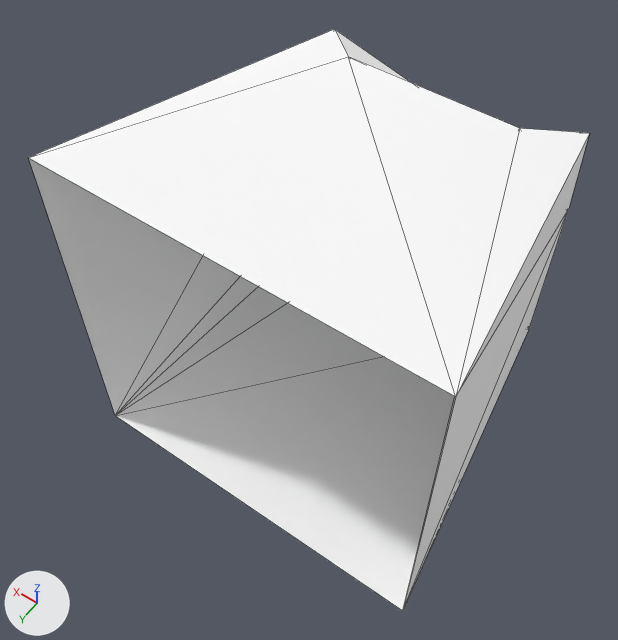
The OBJ model Assets/Art/Nova1492/GXConverted/Models/ItemsAndUi/Icons/datan_common_DeckNum3_150d58f4.obj as it was, and as the next commit left it.
Before and after are seen from a 50 mm lens placed at (-29.9, 30.4, 67.2), pointed at (1.0, -12.9, -0.9). Lighting does not change. The marker at lower left points along +X, +Y and +Z. The older version comes first. Mesh edges are drawn as thin lines. Where no turn or scale is listed for an object, it has been applied to the vertices.

Script lines for the objects in view, before the commit:
```python
me_datan_common_decknum3_150d58f4 = bpy.data.meshes.new('datan_common_DeckNum3_150d58f4')
me_datan_common_decknum3_150d58f4.from_pydata(...)  # 29 vertices, 52 faces; spans x -20.0..20.0, y -43.5..0.0, z -20.0..20.0
me_datan_common_decknum3_150d58f4.materials.append(mat_datan_common_decknum3_150d58f4)  # white #ffffff
ob_datan_common_decknum3_150d58f4 = bpy.data.objects.new('datan_common_DeckNum3_150d58f4', me_datan_common_decknum3_150d58f4)
ob_datan_common_decknum3_150d58f4.location = (0.0, 0.0, 0.0)
```
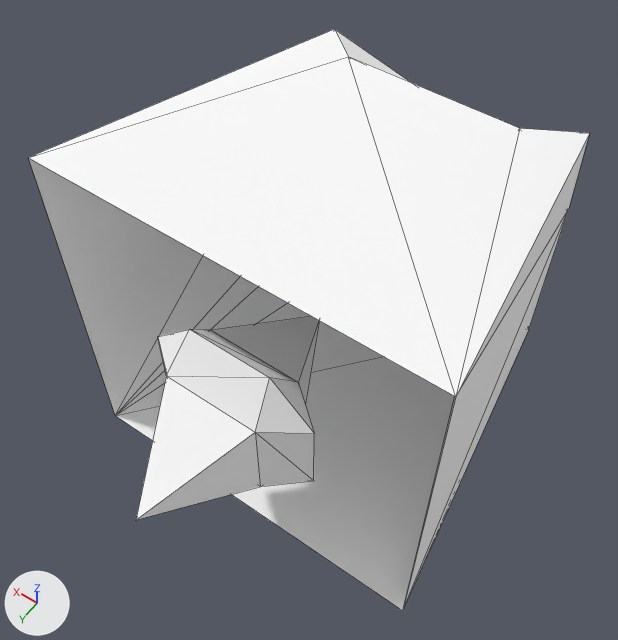
Changed parts and their boxes [x1, y1, x2, y2] in the pictures (618 x 640 px):
```json
{"object": "datan_common_DeckNum3_150d58f4_mesh01", "change": "added", "after": [136, 317, 319, 520]}
```

Scene script edits in JSON lines:
```json
{"op": "add", "block": "me_datan_common_decknum3_150d58f4_mesh01", "code": ["me_datan_common_decknum3_150d58f4_mesh01 = bpy.data.meshes.new('datan_common_DeckNum3_150d58f4_mesh01')", "me_datan_common_decknum3_150d58f4_mesh01.from_pydata(...)  # 18 vertices, 32 faces; spans x -8.8..8.8, y -13.5..13.5, z -8.8..8.8", "me_datan_common_decknum3_150d58f4_mesh01.materials.append(mat_datan_common_decknum3_150d58f4)  # white #ffffff"]}
{"op": "add", "block": "ob_datan_common_decknum3_150d58f4_mesh01", "code": ["ob_datan_common_decknum3_150d58f4_mesh01 = bpy.data.objects.new('datan_common_DeckNum3_150d58f4_mesh01', me_datan_common_decknum3_150d58f4_mesh01)", "ob_datan_common_decknum3_150d58f4_mesh01.location = (0.0, 0.0, 0.0)"]}
```
